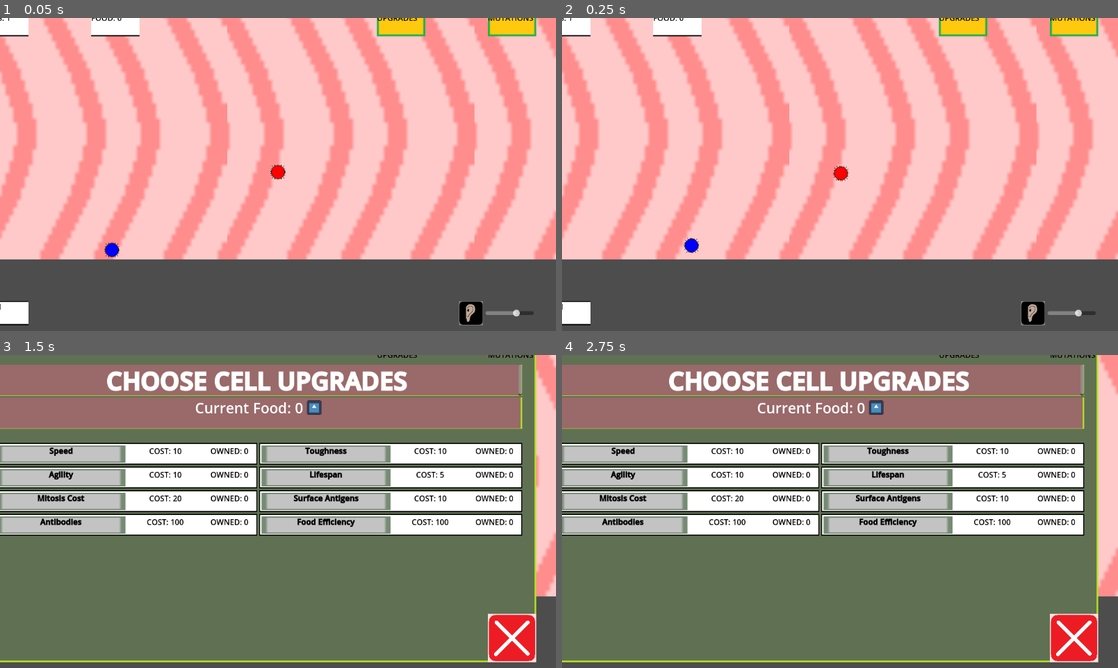
Above: before the commit, frames 1-4 (two rows, left to right).
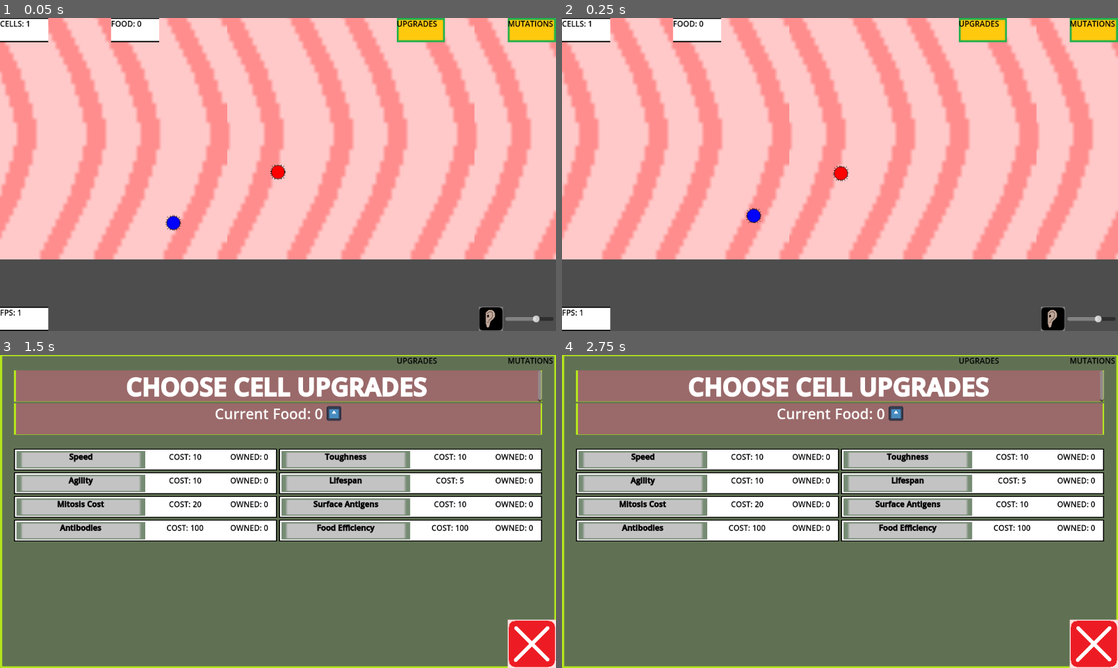
Above: after the commit, the same moments.

Repository: James-Perdue/GMTKJam24
Game: Godot game, scene res://scenes/RootLevel.tscn
Same seed, same stepped clock (60 frames per second), same inputs: the game is played once before the commit and once after it. The engine's default icon, where the game draws it, is replaced by a stand-in: a white triangle on a blue panel in a dark square. Sound files missing from this copy of the repository are replaced by a short silence.
Inputs (mouse positions are in pixels of both pictures, inside the frame that each line leads up to; where the layout moved, square brackets give the same spot in the first picture):
- Up to frame 1 (0.05 s): no input
- Up to frame 2 (0.25 s): no input
- Up to frame 3 (1.5 s): click (422, 367) [400, 361] at 0.5 s; tap Enter at 1.25 s; hold D (move_right) from 1.28 s (still down); tap Space (action) at 1.35 s
- Up to frame 4 (2.75 s): tap Space (action) at 2, 2.1 s; release D (move_right) at 2.03 s; hold S (move_down) from 2.03 s (still down)

The runs differ from the first frame. In frame 1, 4.2% of the frame differs, in the area x 0-100%, y 0-100%; in frame 2, 4.2%; in frame 3, 38%; in frame 4, 38%.
Error before the commit: Parse Error: Identifier "PlayerController" not declared in the current scope. (res://scenes/root_level.gd:74)

Commit message:
Fixed HUD alignment and new game restart

Diff:
--- a/PlayerController.tscn
+++ b/PlayerController.tscn
@@ -14,17 +14,18 @@
 
 [node name="Camera2D" type="Camera2D" parent="Colony"]
 
-[node name="hud_cont" type="PanelContainer" parent="Colony/Camera2D"]
+[node name="CanvasLayer" type="CanvasLayer" parent="Colony"]
+
+[node name="hud_cont" type="PanelContainer" parent="Colony/CanvasLayer"]
 z_index = 1
-anchors_preset = 10
+anchors_preset = 15
 anchor_right = 1.0
-offset_right = 1152.0
-offset_bottom = 648.0
+anchor_bottom = 1.0
 grow_horizontal = 2
-pivot_offset = Vector2(576, 328)
+grow_vertical = 2
 theme_override_styles/panel = SubResource("StyleBoxEmpty_xreya")
 
-[node name="hud" parent="Colony/Camera2D/hud_cont" instance=ExtResource("3_8uawu")]
+[node name="hud" parent="Colony/CanvasLayer/hud_cont" instance=ExtResource("3_8uawu")]
 layout_mode = 2
 
 [connection signal="colonyDied" from="Colony" to="." method="_on_colony_colony_died"]
--- a/cell.gd
+++ b/cell.gd
@@ -24,7 +24,10 @@
 		killCell()
 
 func killCell():
+	# Be careful redefining _exit_tree as it can cause weird behavior when closing the game
+	get_parent().cellDied.emit(self)
 	queue_free()
+
 
 func move_to_target():
 	var direction = (target_position - position).normalized()
@@ -37,6 +40,3 @@
 		lifeRemaining -= delta
 		cellAnim.modulate = Color(.5,.5,.5).lerp(Color(color), lifeRemaining / lifeTime)
 	move_to_target()
-
-func _exit_tree() -> void:
-	get_parent().cellDied.emit(self)
--- a/player_controller.gd
+++ b/player_controller.gd
@@ -10,21 +10,11 @@
 # Called when the node enters the scene tree for the first time.
 func _ready() -> void:
 	colony = $Colony
-	hud = $Colony/Camera2D/hud_cont/hud
-	$Colony/Camera2D/hud_cont/hud.set_food(colony.food)
-	$Colony/Camera2D/hud_cont/hud.update_count(len(colony.cells))
-	$Colony/Camera2D/hud_cont/hud.upgraded.connect(colony._updateStats)
-	self._set_hud_location()
+	hud = $Colony/CanvasLayer/hud_cont/hud
+	hud.set_food(colony.food)
+	hud.update_count(len(colony.cells))
+	hud.upgraded.connect(colony._updateStats)
 
-func _set_hud_location():
-		# Fix scale - for some reason need to do 4x scale
-	var vp_size = get_viewport_rect()
-	var cam_position = -$Colony/Camera2D.global_position
-	$Colony/Camera2D/hud_cont.position = cam_position
-	# Get top corner position = global_position - size * 4
-	print(-$Colony/Camera2D.global_position)
-	$Colony/Camera2D/hud_cont.size = vp_size.size
-	$Colony/Camera2D/hud_cont.scale = Vector2(1, 1)
 
 func _process(_delta: float) -> void:
 	var viewport = get_viewport()
@@ -50,10 +40,10 @@
 
 func _on_colony_colony_updated() -> void:
 	if(colony):
-		$Colony/Camera2D/hud_cont/hud.update_count(len(colony.cells))
+		$Colony/CanvasLayer/hud_cont/hud.update_count(len(colony.cells))
 	if(colony):
-		$Colony/Camera2D/hud_cont/hud.set_food(colony.food)
+		$Colony/CanvasLayer/hud_cont/hud.set_food(colony.food)
 
 
 func _on_colony_food_changed(newFood: int) -> void:
-	$Colony/Camera2D/hud_cont/hud.set_food(newFood)
+	$Colony/CanvasLayer/hud_cont/hud.set_food(newFood)
--- a/scenes/RootLevel.tscn
+++ b/scenes/RootLevel.tscn
@@ -1,10 +1,9 @@
-[gd_scene load_steps=6 format=4 uid="uid://nwy5vuwjgas0"]
+[gd_scene load_steps=5 format=4 uid="uid://nwy5vuwjgas0"]
 
 [ext_resource type="Script" path="res://scenes/root_level.gd" id="1_2vcth"]
 [ext_resource type="PackedScene" uid="uid://clhgopfoq7iyb" path="res://PlayerController.tscn" id="1_lfa0c"]
 [ext_resource type="TileSet" uid="uid://ck5vcsja7w6n0" path="res://IntestineTiles.tres" id="3_rx04a"]
-[ext_resource type="Script" path="res://scenes/EnemyController.gd" id="4_r5ql3"]
-[ext_resource type="PackedScene" uid="uid://b26ov37i1p072" path="res://scenes/game_over_restart.tscn" id="5_nw7ai"]
+[ext_resource type="PackedScene" path="res://scenes/game_over_restart.tscn" id="5_nw7ai"]
 
 [node name="RootLevel" type="Node2D"]
 script = ExtResource("1_2vcth")
@@ -21,14 +20,9 @@
 wait_time = 0.75
 autostart = true
 
-[node name="EnemyController" type="Node2D" parent="."]
-position = Vector2(246, 244)
-script = ExtResource("4_r5ql3")
-
 [node name="AudioStreamPlayer2D" type="AudioStreamPlayer2D" parent="."]
 position = Vector2(246, 244)
 
 [node name="game_over" parent="." instance=ExtResource("5_nw7ai")]
 
-[connection signal="gameOver" from="PlayerController" to="." method="_on_player_controller_game_over"]
 [connection signal="timeout" from="FoodTimer" to="." method="_on_food_timer_timeout"]
--- a/scenes/root_level.gd
+++ b/scenes/root_level.gd
@@ -1,6 +1,7 @@
 extends Node2D
 var Food = preload("res://Food.tscn")
 var EnemyController = preload("res://scenes/EnemyController.tscn")
+var PlayerController = preload("res://PlayerController.tscn")
 
 var enemies = [
 	{
@@ -8,7 +9,7 @@
 		cellDurability = 5,
 		speed = 200,
 		damageMultiplier = 2,
-		startPosition = Vector2(150, 1200)
+		startPosition = Vector2(150, 200)
 	},
 	{
 		colonyColor = 'green',
@@ -36,7 +37,6 @@
 	player.gameOver.connect(self._on_player_controller_game_over)
 
 
-# Fix the control node size (containers really don't like being a child of Node2D)
 func initializeEnemies() -> void:
 	if(true):
 		for enemy in enemies:
@@ -44,6 +44,7 @@
 			var initializedEnemy = EnemyController.instantiate()
 			initializedEnemy.colonySettings = enemy
 			add_child(initializedEnemy)
+			initializedEnemy.add_to_group("enemy")
 
 func _on_food_timer_timeout() -> void:
 	var screenSize = get_viewport_rect().size
@@ -63,6 +64,10 @@
 	# Remove all existing food
 	for food in get_tree().get_nodes_in_group("foods"):
 		food.queue_free()
+	# Reset all enemies
+	for enemy in get_tree().get_nodes_in_group("enemy"):
+		print("Clearing enemy %s" % enemy)
+		enemy.queue_free()
 	# Create the game over screen
 	$game_over.show_game_over(won)
 
@@ -75,5 +80,9 @@
 	self.add_child(player)
 	player.gameOver.connect(self._on_player_controller_game_over)
 	camera = player.get_camera()
+	player.position = Vector2(617, 336)
 	# Restart Food Timer
 	$FoodTimer.start()
+	# This forum post saved my life:
+	# https://forum.godotengine.org/t/how-do-i-make-my-hud-track-with-a-moving-camera2d/12025
+	initializeEnemies()
